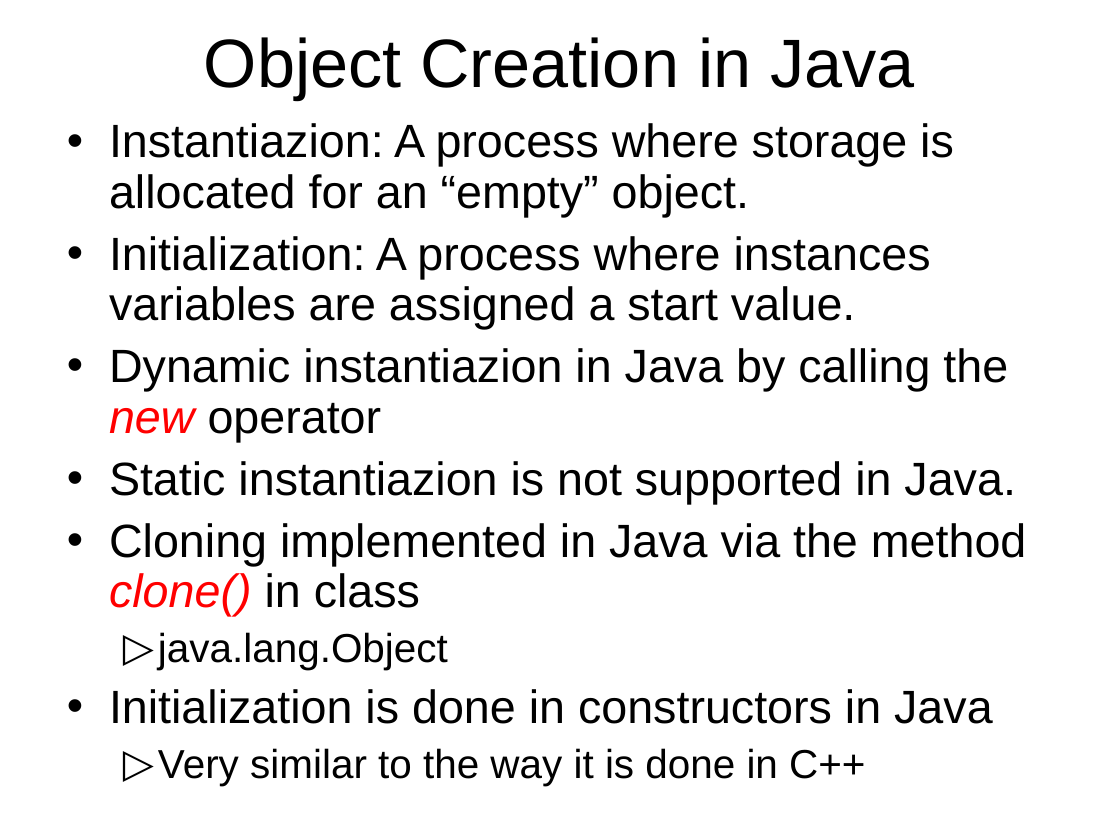
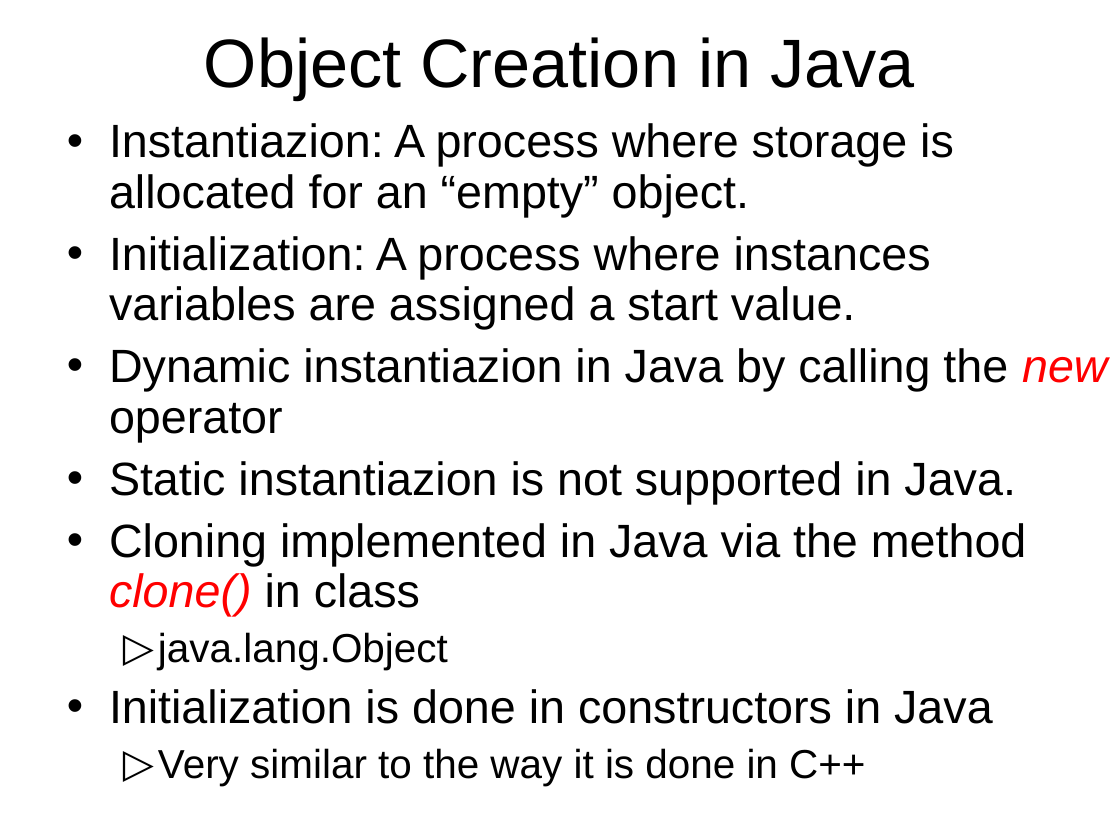
Before and after one commit to octaviordz/zjnu2017.github.io, a slide deck: slide 19 of OOP/lectures/030--Classes.and.Objects.ppt. Drawn at 1120x840 pixels with LibreOffice and Linux fonts; fonts in the diff are those of the drawing. Boxes give left, top, right and bottom in pixels: in the first picture for what was removed or moved away, otherwise in the second. Text is boxed around its words. In the diff, an @@ line names an element or a change of style, - is before the commit and + after.

```diff
--- a/OOP/lectures/030--Classes.and.Objects.ppt
+++ b/OOP/lectures/030--Classes.and.Objects.ppt
@@ text "Instantiazion: A process where storage ..." rewrapped from [109, 123, 1027, 786] to [109, 123, 1108, 786] @@
```
Also in this commit, not shown: 10 other slides changed, 1 other file.
